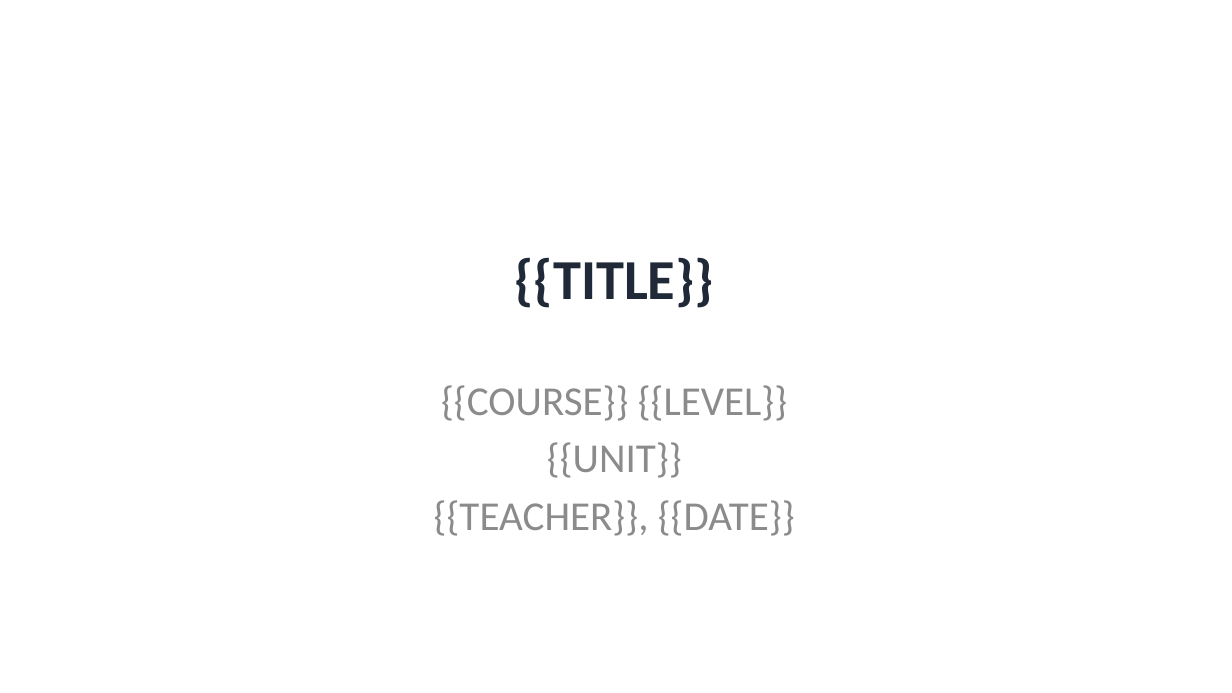
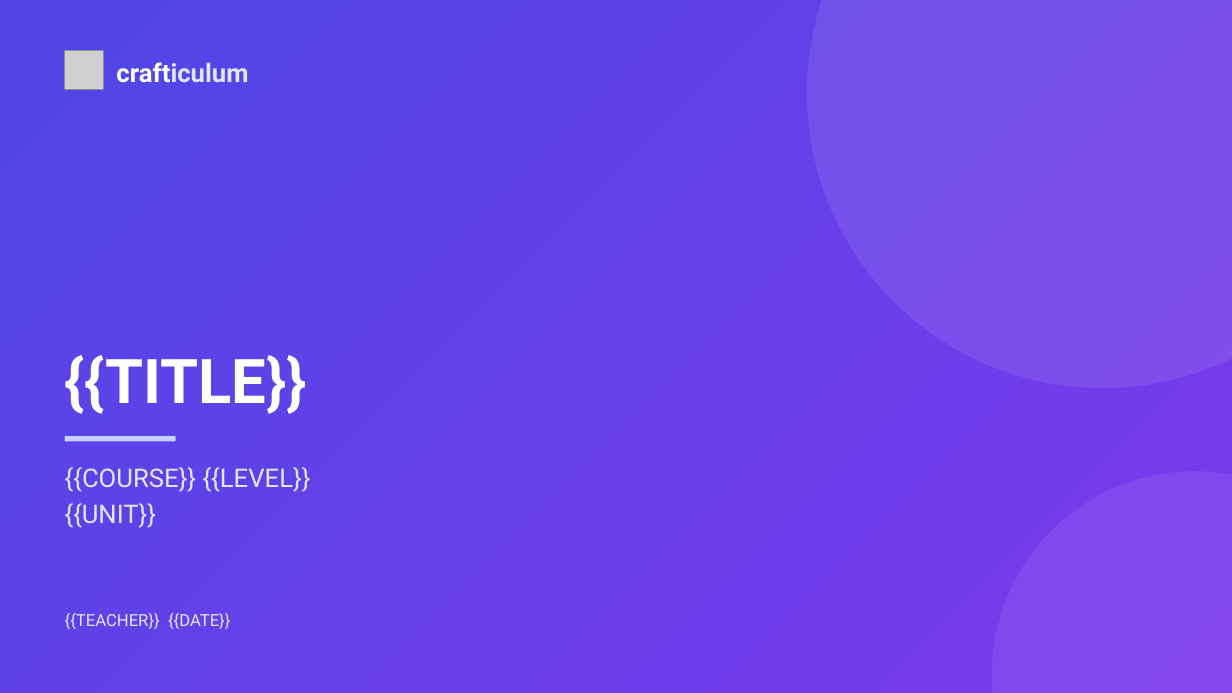
Before and after one commit to Joetuley90/BTEC_APP, a slide deck: slide 1 of crafticulum/assets/tpl-plain.pptx. Drawn at 1232x693 pixels with LibreOffice and Linux fonts; fonts in the diff are those of the drawing; grey boxes stand for pictures. Boxes give left, top, right and bottom in pixels: in the first picture for what was removed or moved away, otherwise in the second. Text is boxed around its words. In the diff, an @@ line names an element or a change of style, - is before the commit and + after.

```diff
--- a/crafticulum/assets/tpl-plain.pptx
+++ b/crafticulum/assets/tpl-plain.pptx
@@ rectangle added at box(0, 0, 1232, 693), fill gradient #4F46E5 to #7C3AED @@
@@ ellipse added at box(807, 0, 1232, 388), fill #FFFFFF at 9% opacity @@
@@ picture added at box(65, 51, 104, 90) @@
@@ text added at box(116, 62, 248, 83), 20 pt, text #E0E7FF, bold @@
+crafticulum
@@ text "{{TITLE}}": place and size @@
-text "{{TITLE}}" at box(514, 257, 714, 308)
+text "{{TITLE}}" at box(65, 355, 307, 414)
@@ text "{{TITLE}}" at box(65, 355, 307, 414): size 44 to 48 pt, font Calibri to Roboto, text colour #1F2937 to #FFFFFF; alignment centre to left; vertical alignment middle to bottom @@
@@ rounded rectangle added at box(65, 436, 176, 442), fill #C7D2FE @@
@@ text "{{COURSE}} {{LEVEL}}": place and size @@
-text "{{COURSE}} {{LEVEL}}" at box(434, 385, 795, 536)
+text "{{COURSE}} {{LEVEL}}" at box(65, 467, 311, 528)
@@ text "{{COURSE}} {{LEVEL}}" at box(65, 467, 311, 528): size 32 to 20 pt, font Calibri to Roboto, text colour #8C8C8C to #E0E7FF; alignment centre to left; less space between paragraphs @@
@@ ellipse added at box(992, 471, 1232, 693), fill #FFFFFF at 7% opacity @@
@@ text at box(434, 500, 795, 536): paragraph removed @@
-{{TEACHER}}, {{DATE}}
@@ text added at box(65, 613, 230, 629), 13 pt, text #E0E7FF @@
+{{TEACHER}} {{DATE}}
```
Also in this commit, not shown: 1 other slide changed, 2 slides added, 2 slides removed, 9 other files.
